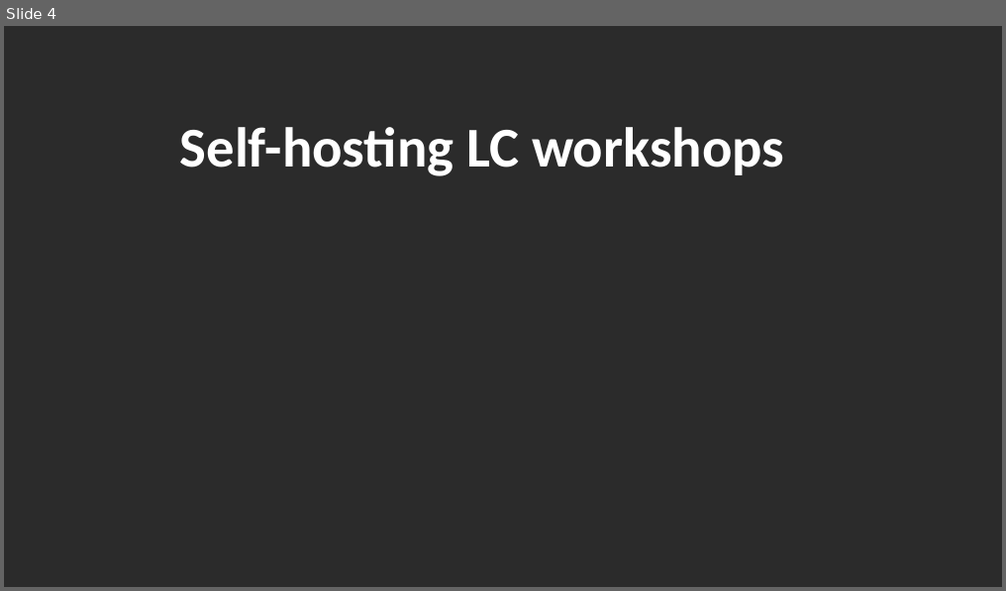
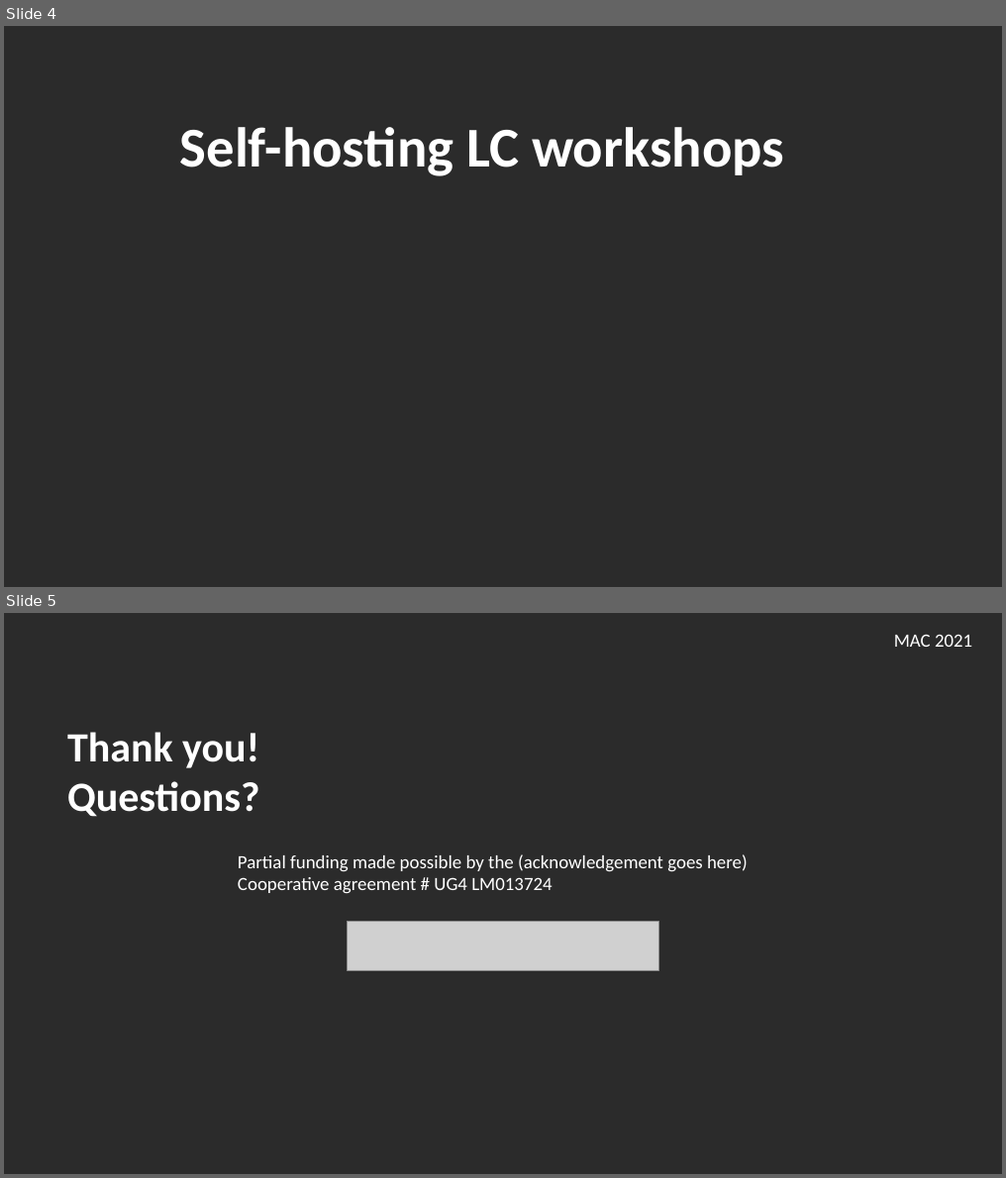
Before and after one commit to hshsl-training/library-carpentry-2021-11-03-04-NNLM-Region1-online, a slide deck: slides.pptx. Shown one above the other, each under a label of ours: slide 4 before the commit, slides 4 and 5 after it. The pictures are 1006x591 and 1006x1178 pixels, drawn with LibreOffice and Linux fonts; fonts in the diff are those of the drawing; grey boxes stand for pictures; background and template pictures are left out; a plain dark background stands for a picture behind light text. Boxes give left, top, right and bottom in pixels: in the first picture for what was removed or moved away, otherwise in the second. Text is boxed around its words. In the diff, an @@ line names an element or a change of style, - is before the commit and + after.

Commit message:
Add logos and acknowledgement slide

```diff
--- a/slides.pptx
+++ b/slides.pptx
@@ slide 5 added at [4,613,1002,1174], background picture (left out) @@
@@ text added at [894,634,972,647], 18 pt, text #FFFFFF @@
+MAC 2021
@@ text added at [67,732,259,817], 40 pt, text #FFFFFF, bold @@
+Thank you!
+Questions?
@@ text added at [238,855,747,893], 18 pt, text #FFFFFF @@
+Partial funding made possible by the (acknowledgement goes here)
+Cooperative agreement # UG4 LM013724
@@ picture added at [348,921,659,970] @@
```
Also in this commit, not shown: 2 other files.
